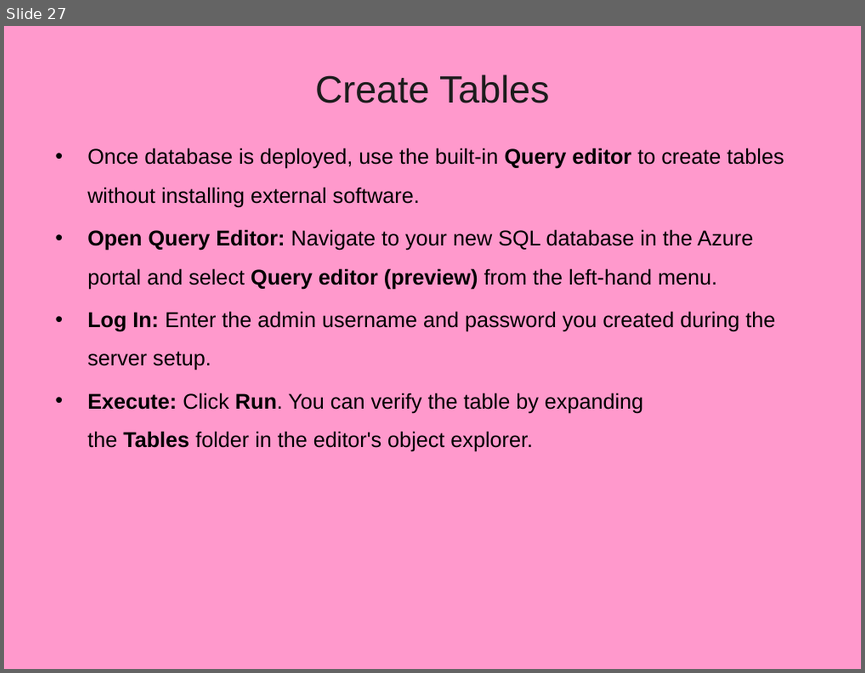
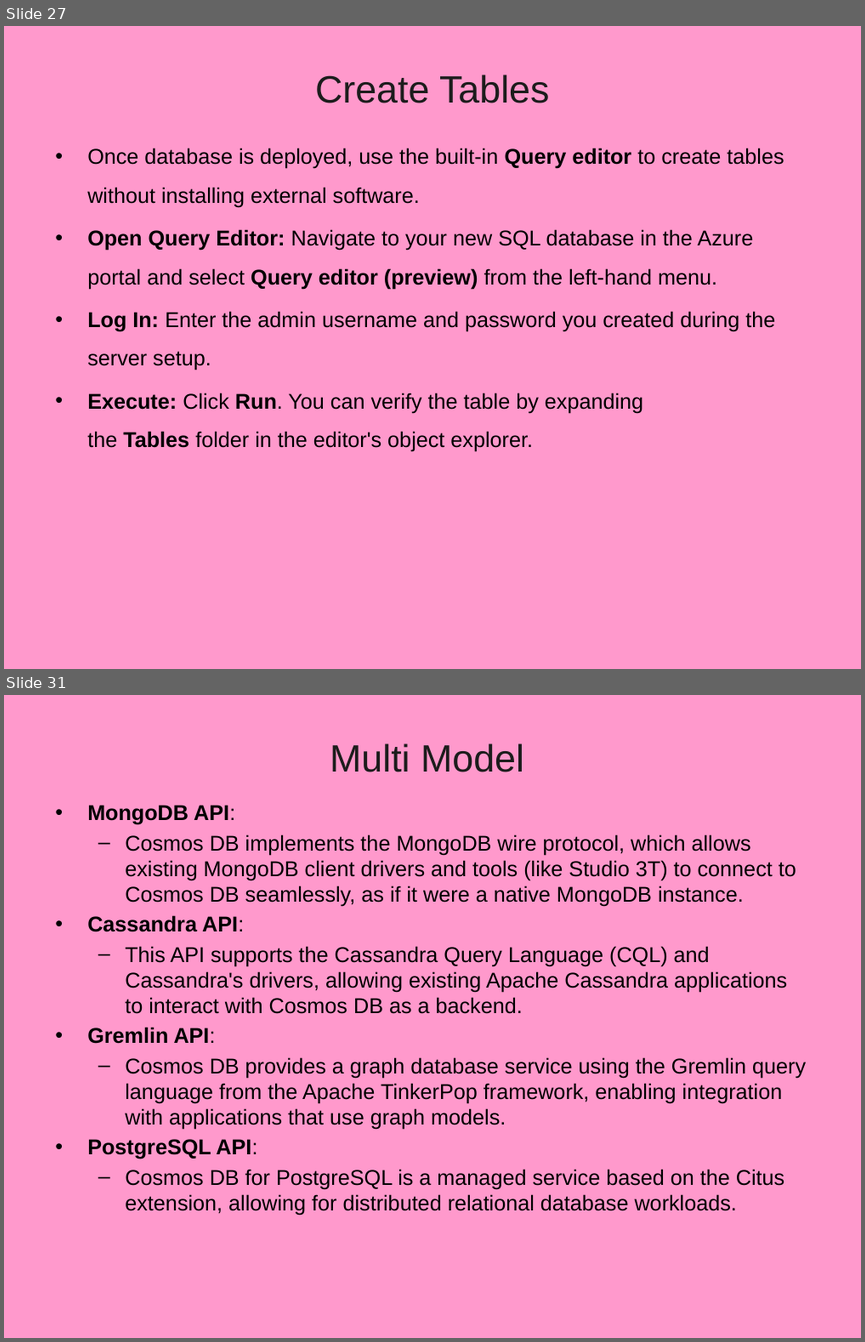
Before and after one commit to vatsanTraining/training_jan_2026, a slide deck: 18_Azure_sql.pptx. Shown one above the other, each under a label of ours: slide 27 before the commit, slides 27 and 31 after it; the slides between them are not shown. The pictures are 865x673 and 865x1342 pixels, drawn with LibreOffice and Linux fonts; fonts in the diff are those of the drawing; background and template pictures are left out. Boxes give left, top, right and bottom in pixels: in the first picture for what was removed or moved away, otherwise in the second. Text is boxed around its words. In the diff, an @@ line names an element or a change of style, - is before the commit and + after.

```diff
--- a/18_Azure_sql.pptx
+++ b/18_Azure_sql.pptx
@@ slide 31 added at bbox=[4, 695, 861, 1338], background picture (left out) @@
@@ title added at bbox=[330, 743, 524, 772], 32 pt, text #1C1C1C @@
+Multi Model
@@ text added at bbox=[87, 805, 806, 1215], 18 pt, text #000000 @@
+• MongoDB API:
+  – Cosmos DB implements the MongoDB wire protocol, which allows existing MongoDB client drivers and tools (like Studio 3T) to connect to Cosmos DB seamlessly, as if it were a native MongoDB instance.
+• Cassandra API:
+  – This API supports the Cassandra Query Language (CQL) and Cassandra's drivers, allowing existing Apache Cassandra applications to interact with Cosmos DB as a backend.
+• Gremlin API:
+  – Cosmos DB provides a graph database service using the Gremlin query language from the Apache TinkerPop framework, enabling integration with applications that use graph models.
+• PostgreSQL API:
+  – Cosmos DB for PostgreSQL is a managed service based on the Citus extension, allowing for distributed relational database workloads.
```
Also in this commit, not shown: 6 other slides added, 1 other file.
